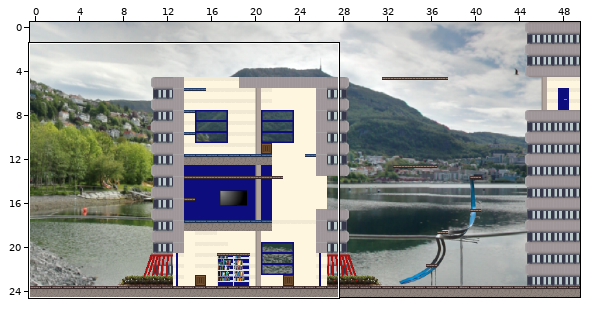
Tiled map, stored at assets/maps/map5.tmx. The first picture is a wide view before the edit; the outline marks the close-up.
Close-up. Before the edit:
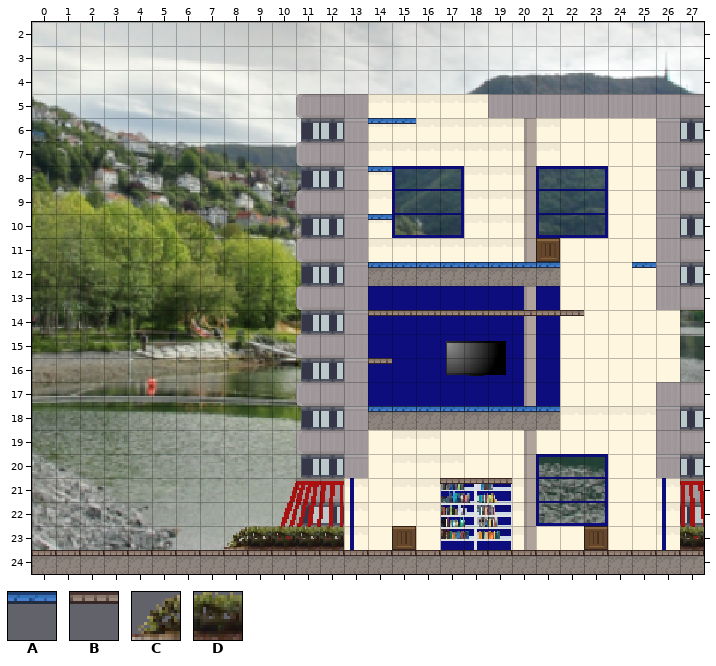
Cells are 16x16 px. Shown: x 0..27, y 2..24. The commit also changed other parts of the map, which this record leaves out.
Key: from "hoytek": A 20, B 39, C 174, D 175.
_ is an empty cell.
Layers that did not change in this view are not listed.
Layer "platforms" before, first column x 0:
 2 ____________________________
 3 ____________________________
 4 ____________________________
 5 ____________________________
 6 ______________AA____________
 7 ____________________________
 8 ______________A_____________
 9 ____________________________
10 ______________A_____________
11 ____________________________
12 _________________________A__
13 ____________________________
14 ______________BBBBBBBBB_____
15 ____________________________
16 ______________B_____________
17 ____________________________
18 ____________________________
19 ____________________________
20 ____________________________
21 _________________BBB________
22 ____________________________
23 ____________________________
24 ____________________________
Layer "foreground" before, first column x 0:
 2 ____________________________
 3 ____________________________
 4 ____________________________
 5 ____________________________
 6 ____________________________
 7 ____________________________
 8 ____________________________
 9 ____________________________
10 ____________________________
11 ____________________________
12 ____________________________
13 ____________________________
14 ____________________________
15 ____________________________
16 ____________________________
17 ____________________________
18 ____________________________
19 ____________________________
20 ____________________________
21 ____________________________
22 ____________________________
23 ________CDDDD______________D
24 ____________________________
The result:
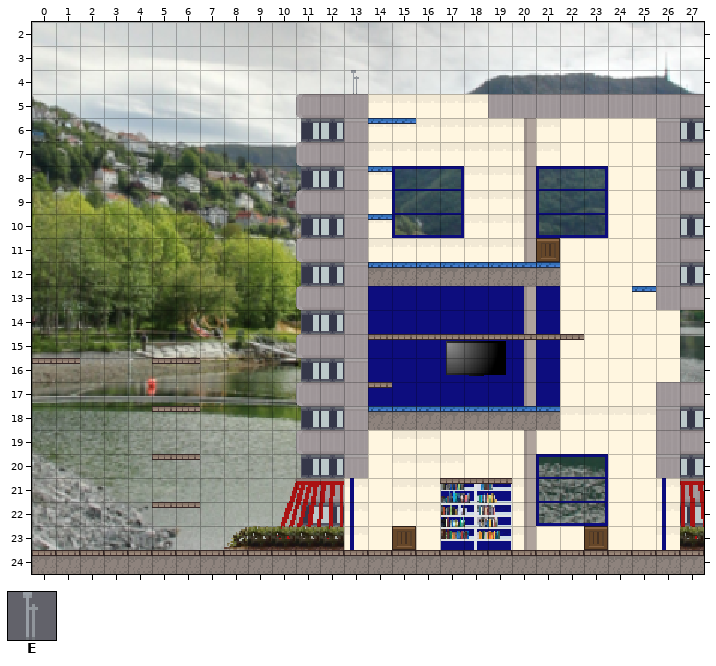
Further tiles: from "hoytek": E 37.
From old to new:
Layer "platforms":
Tile A now appears in row 13 at x 25.
Tile B now appears in row 15 at x 14 to 22; in row 17 at x 14.
The author cleared tile A in row 12 at x 25.
The author cleared tile B in row 14 at x 14 to 22; in row 16 at x 14.
Layer "foreground":
Tile B now appears in row 16 at x 0 to 1 and 5 to 6; in row 18 at x 5 to 6; in row 20 at x 5 to 6; in row 22 at x 5 to 6.
Tile E now appears in row 4 at x 13.
Boxes around the changes in both close-ups, in picture pixels (x1, y1, x2, y2):
added: (351, 70, 359, 94)
changed: (632, 262, 656, 292)
changed: (368, 310, 584, 388)
added: (32, 358, 80, 364)
added: (152, 358, 200, 364)
added: (152, 406, 200, 412)
added: (152, 454, 200, 460)
added: (152, 502, 200, 508)
